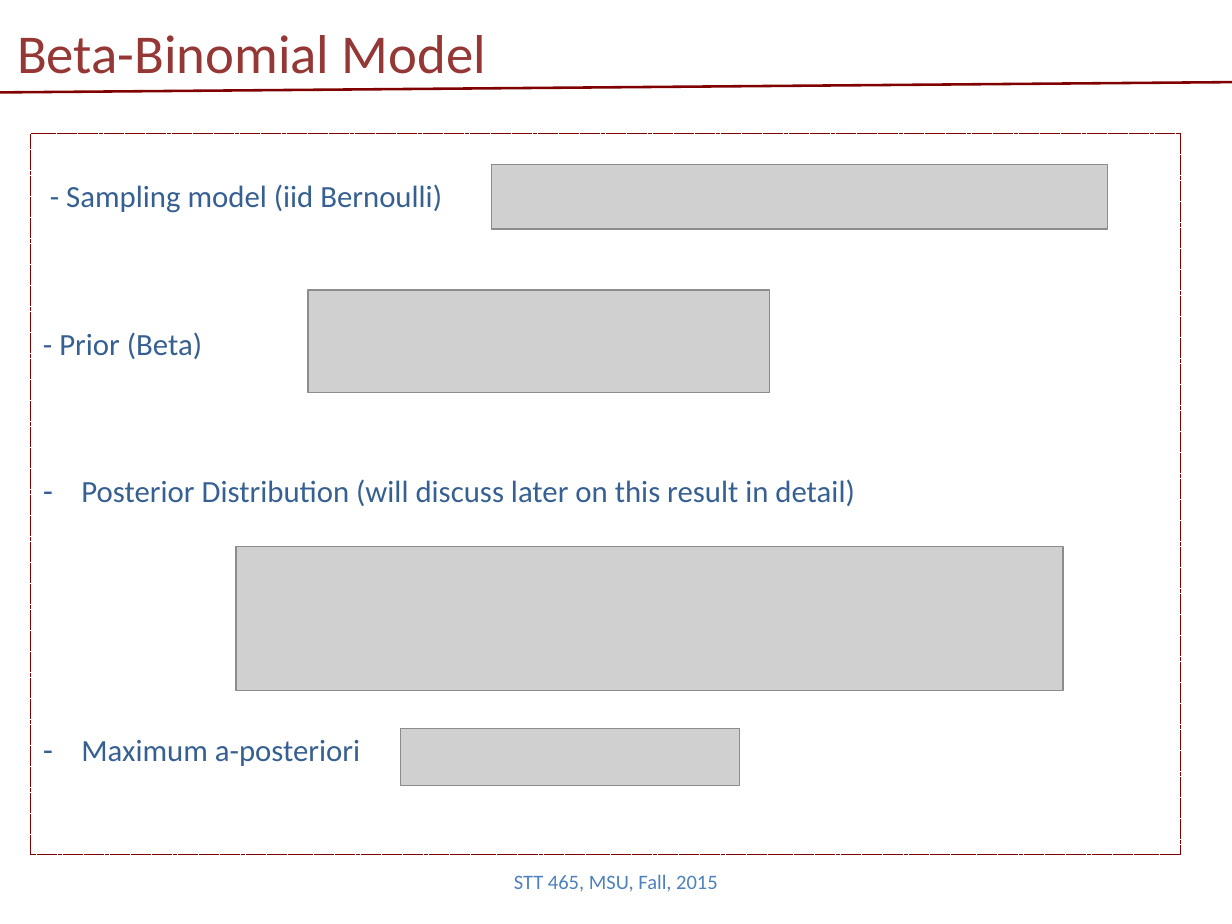
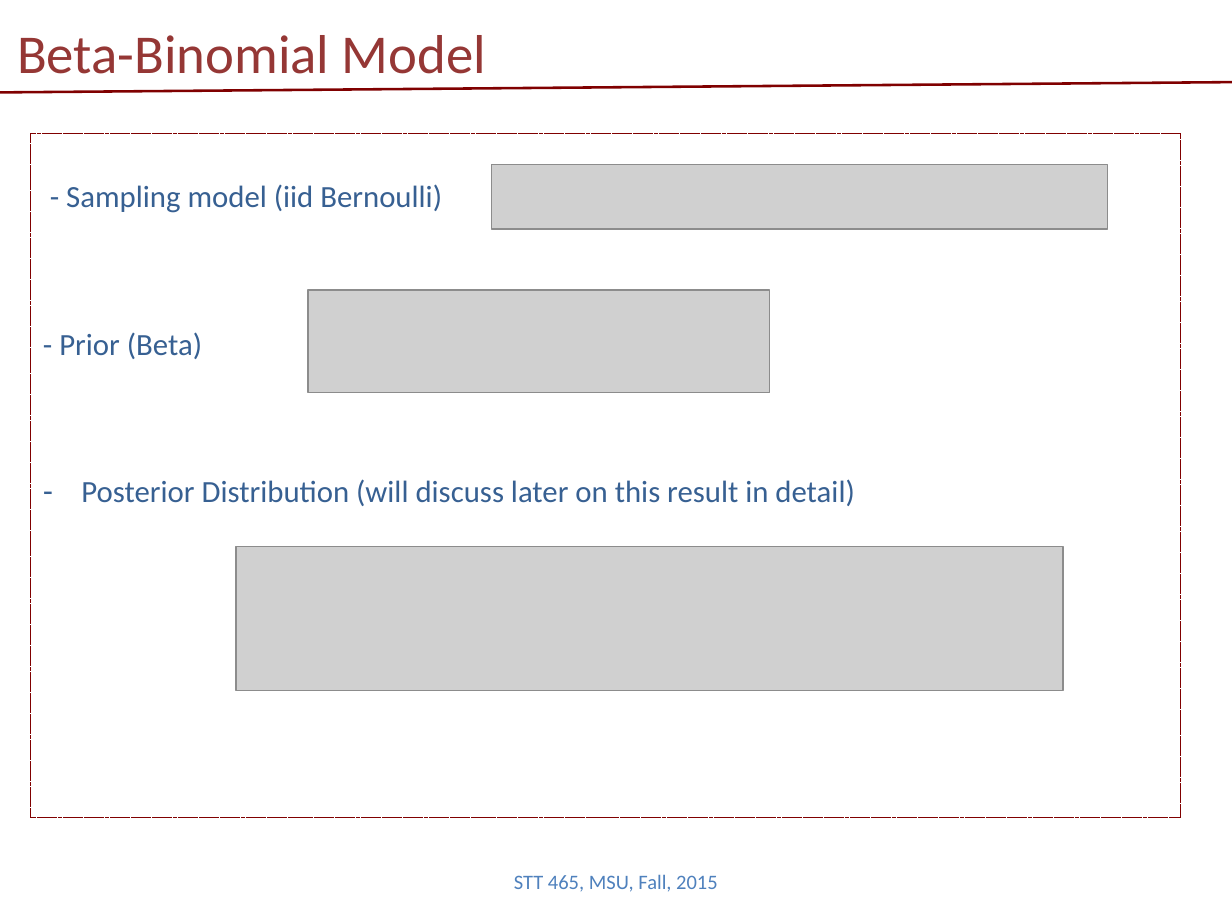
Before and after one commit to Boukos/STT465, a slide deck: slide 8 of STT465_1.pptx. Drawn at 1232x924 pixels with LibreOffice and Linux fonts; fonts in the diff are those of the drawing; grey boxes stand for pictures. Boxes give left, top, right and bottom in pixels: in the first picture for what was removed or moved away, otherwise in the second. Text is boxed around its words. In the diff, an @@ line names an element or a change of style, - is before the commit and + after.

Commit message:
update ppt

```diff
--- a/STT465_1.pptx
+++ b/STT465_1.pptx
@@ rectangle "- Sampling model (iid Bernoulli)" resized from (x1=31, y1=133, x2=1180, y2=855) to (x1=31, y1=133, x2=1180, y2=817) @@
@@ text in rectangle at (x1=81, y1=740, x2=360, y2=766): paragraph removed @@
-– Maximum a-posteriori
@@ picture removed at (x1=400, y1=729, x2=739, y2=786) @@
```
Also in this commit, not shown: 1 other slide changed.
